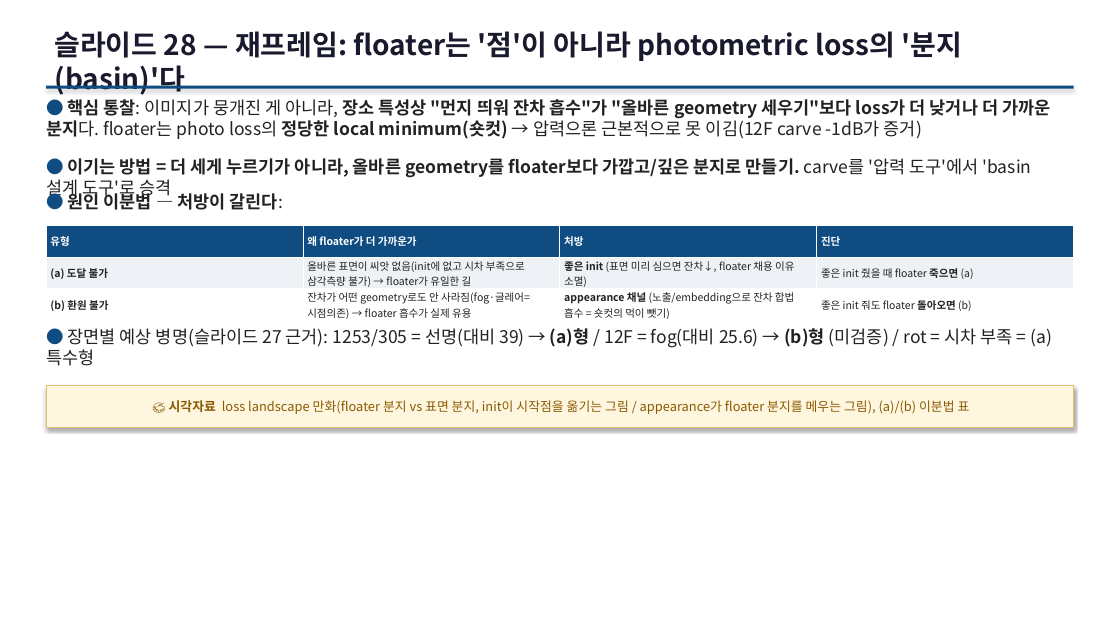
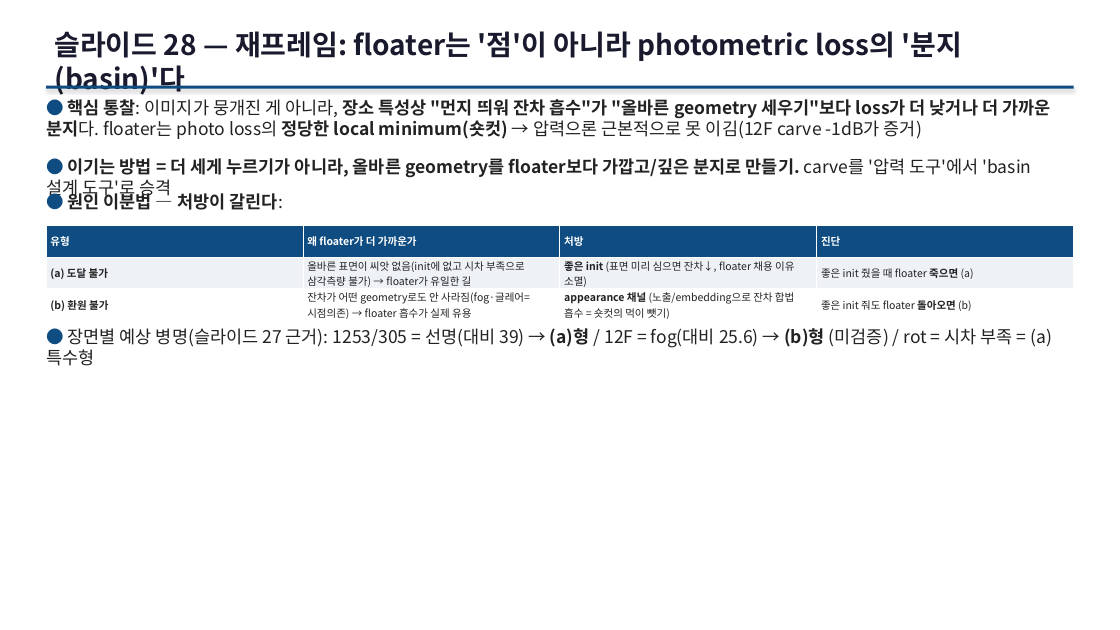
Before and after one commit to sawo0150/gs_floaterLab, a slide deck: slide 67 of context/ppt/gs_floater_deck.pptx (slide 56 before the commit). Drawn at 1120x630 pixels with LibreOffice and Linux fonts; fonts in the diff are those of the drawing. Boxes give left, top, right and bottom in pixels: in the first picture for what was removed or moved away, otherwise in the second. Text is boxed around its words. In the diff, an @@ line names an element or a change of style, - is before the commit and + after.

```diff
--- a/context/ppt/gs_floater_deck.pptx
+++ b/context/ppt/gs_floater_deck.pptx
@@ rectangle removed at <box>46,386,1074,428</box> @@
-🎨 시각자료 loss landscape 만화(floater 분지 vs 표면 분지, init이 시작점을 옮기는 그림 / appearance가 floater 분지를 메우는 그림), (a)/(b) 이분법 표
```
Also in this commit, not shown: 39 other slides changed, 15 slides added, 2 slides removed, 18 other files.
